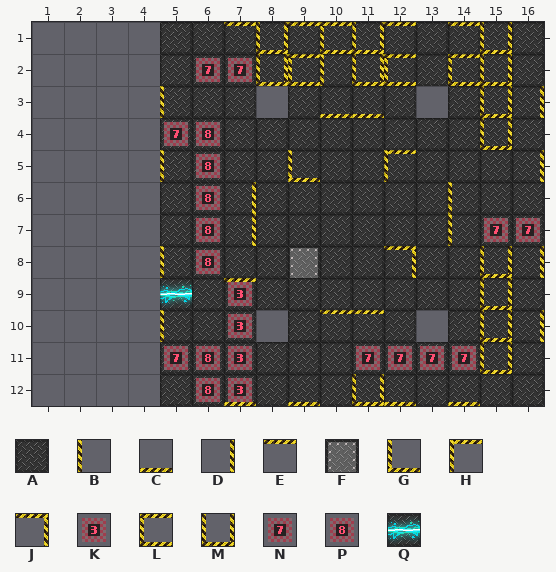
Tiled map -- assets/gameboard/vault.tmx. Above is the file before it was changed.
Cells are 32x32 px. Shown: x 1..16, y 1..12. The commit also replaced the tileset; all pictures use the new one. The old version is drawn lined up with the new one.
Key: from "roborallyTextures": A 0, B 1, C 2, D 3, E 4, F 7, G 8, H 9, J 10, K 12, L 24, M 25, N 26, P 27, Q 28.
_ is an empty cell, # one hidden under a higher layer.
Layer "floor" before, first column x 1:
 1 ____AAAAAAAAAAAA
 2 ____AAAAAAAAAAAA
 3 ____AAA_AAAA_AAA
 4 ____AAAAAAAAAAAA
 5 ____AAAAAAAAAAAA
 6 ____AAAAAAAAAAAA
 7 ____AAAAAAAAAAAA
 8 ____AAAA#AAAAAAA
 9 ____AAAAAAAAAAAA
10 ____AAA_AAAA_AAA
11 ____AAAAAAAAAAAA
12 ____AAAAAAAAAAAA
Layer "belts" before, first column x 1:
 1 _______M_LM___M_
 2 _____NNML_ML_LM_
 3 ______________M_
 4 ____NP________M_
 5 _____P__________
 6 _____P__________
 7 _____P________NN
 8 _____P________M_
 9 ____Q_________M_
10 ______________M_
11 ____NP____NNNNM_
12 _____P____M_____
Layer "walls" before, first column x 1:
 1 ______E_E__E_E__
 2 _________B______
 3 ____B____CC____D
 4 ________________
 5 ____B___G__H___D
 6 ______D______B__
 7 ______D______B__
 8 ____B___F__J___D
 9 ______E_________
10 ____B____EE____D
11 ________________
12 ______C_C__C_C__
Once edited:
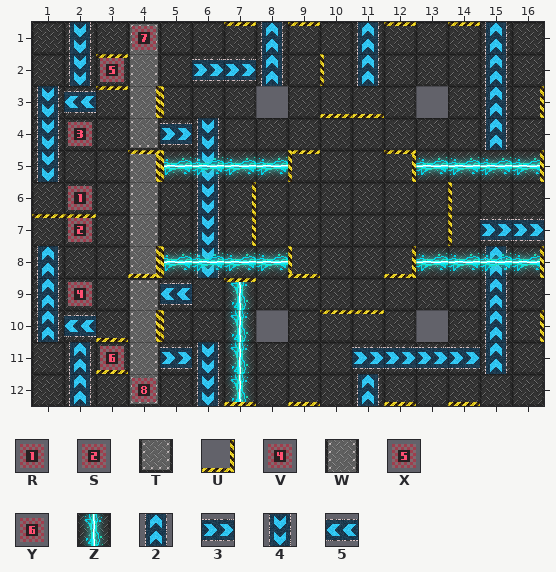
Further tiles: from "roborallyTextures": R 5, S 6, T 7 turned 180, U 11, V 13, W 14, X 19, Y 20, Z 21, 2 29, 3 30, 4 31, 5 32.
Tiles of an added or newly shown layer are drawn over the layers below it.
See-through tiles are keyed as they look on the map.
Commit message: Add robot start plates to tiled texture
Difference:
Changed rows in their new state; . is an unchanged cell.
map size 24x14 -> 18x14 cells (old content now starts at 4,0; both pictures use the new coordinates)
Layer "floor":
first column x 1:
 1 AAA
 2 AAA
 3 AAA
 4 AAA
 5 AAA
 6 AAA
 7 AAA
 8 AAA
 9 AAA
10 AAA
11 AAA
12 AAA
Layer "markings" (added):
first column x 4:
 1 F
 2 W
 3 W
 4 T
 5 F
 6 W
 7 W
 8 T
 9 F
10 W
11 W
12 T
Layer "belts":
first column x 1:
 1 .4.....2._2...2.
 2 .4...332_.2_._2.
 3 45............2.
 4 4...34........2.
 5 4....4..........
 6 .....4..........
 7 .....4........33
 8 2....4........2.
 9 2...5.........2.
10 25............2.
11 .2..34....33332.
12 .2...4....2.....
Layer "lasers":
first column x 5:
 5 QQQQ....QQQQ
 8 QQQQ....QQQQ
 9 ..Z.........
10 ..Z.........
11 ..Z.........
12 ..Z.........
Layer "walls":
first column x 1:
 2 ..E.........
 3 ..ED........
 5 ...J....H..J
 7 EE..........
 8 ...U....G..U
10 ..CD........
11 ..C.........
Layer "start" (added):
first column x 2:
 1 ..N
 2 .X.
 4 K..
 6 R..
 7 S..
 9 V..
11 .Y.
12 ..P
